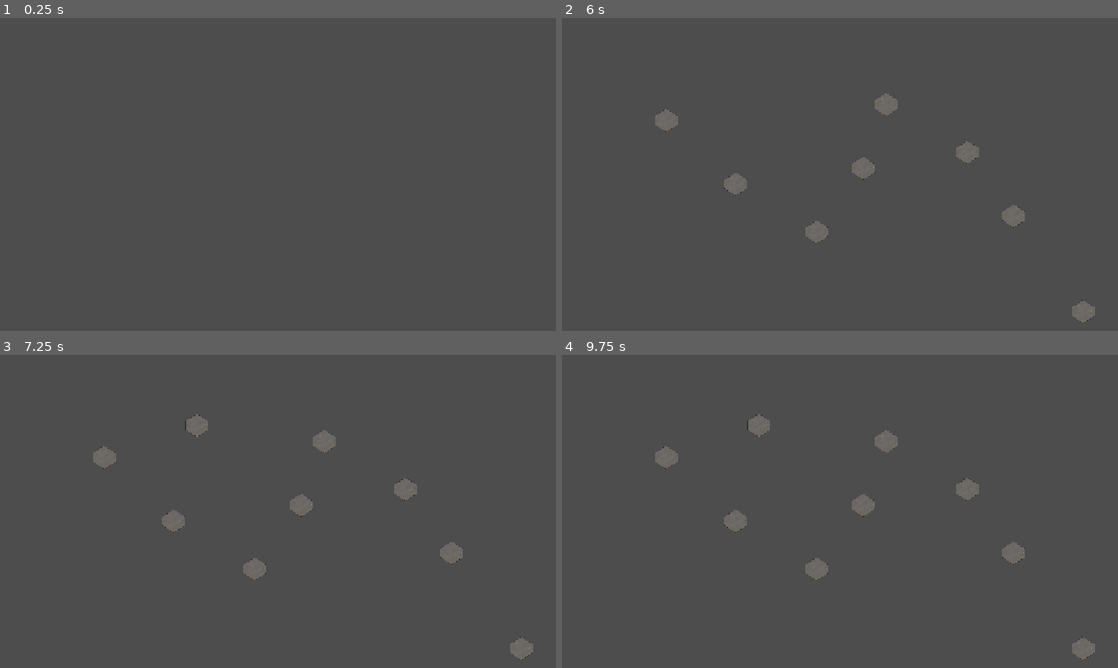
Above: before the commit, frames 1-4 (two rows, left to right).
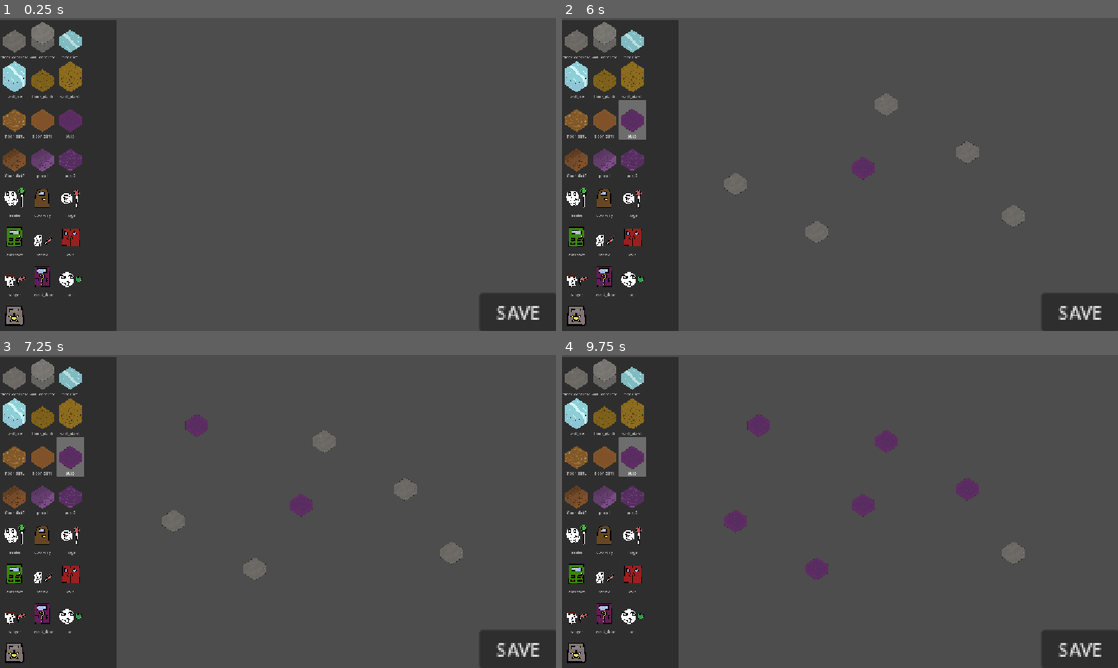
Above: after the commit, the same moments.

Repository: sharktrexer/hex_dungeon_maker
Game: Godot game, scene res://Scenes/room_editing.tscn
Two runs of this game, one before a commit and one after it. Both use one fixed random seed, a clock stepped at 60 frames per second and the inputs below. The project has no main scene, so this scene is started directly. The engine's default icon, where the game draws it, is replaced by a stand-in: a white triangle on a blue panel in a dark square.
Inputs (mouse positions are in pixels of both pictures, inside the frame that each line leads up to):
- Up to frame 1 (0.25 s): no input
- Up to frame 2 (6 s): click (1079, 312) at 0.5 s, where only the run after the commit has a clickable "SAVE"; move the mouse to (962, 158) at 1.27 s; click (962, 158) at 1.35 s; move the mouse to (728, 190) at 2.02 s; right-click (728, 190) at 2.1 s; click (728, 190) at 2.17 s; move the mouse to (895, 105) at 2.77 s; click (895, 105) at 2.85 s; move the mouse to (812, 237) at 3.52 s; right-click (812, 237) at 3.6 s; click (812, 237) at 3.67 s; move the mouse to (1006, 221) at 4.27 s; click (1006, 221) at 4.35 s; move the mouse to (673, 127) at 5.02 s; right-click (673, 127) at 5.1 s; click (673, 127) at 5.17 s; tap Enter at 5.75 s; move the mouse to (867, 174) at 5.77 s; click (867, 174) at 5.85 s
- Up to frame 3 (7.25 s): tap Space at 6.5 s; move the mouse to (194, 433) at 6.52 s; right-click (194, 433) at 6.6 s; click (194, 433) at 6.67 s
- Up to frame 4 (9.75 s): tap Enter at 7.25, 8.75 s; move the mouse to (962, 495) at 7.27 s; click (962, 495) at 7.35 s; tap Space at 8, 9.5 s; move the mouse to (728, 527) at 8.02 s; right-click (728, 527) at 8.1 s; click (728, 527) at 8.17 s; move the mouse to (895, 442) at 8.77 s; click (895, 442) at 8.85 s; move the mouse to (812, 574) at 9.52 s; right-click (812, 574) at 9.6 s; click (812, 574) at 9.67 s

The runs differ from the first frame. In frame 1, 22% of the frame differs, in the area x 0-100%, y 0-100%; in frame 2, 22%; in frame 3, 22%; in frame 4, 23%.

Commit message:
can now select and paint all available tiles

Diff:
--- a/Components/TileSets/hex_tile_set.tres
+++ b/Components/TileSets/hex_tile_set.tres
@@ -8,44 +8,46 @@
 margins = Vector2i(1, 1)
 separation = Vector2i(2, 2)
 texture_region_size = Vector2i(96, 131)
-0:2/0 = 0
-0:2/0/texture_origin = Vector2i(0, 21)
-1:2/0 = 0
-1:2/0/texture_origin = Vector2i(0, 21)
-2:2/0 = 0
-2:2/0/texture_origin = Vector2i(0, 21)
-3:2/0 = 0
-3:2/0/texture_origin = Vector2i(0, 21)
 0:0/0 = 0
 0:0/0/texture_origin = Vector2i(0, 21)
+0:0/0/custom_data_0 = "floor_concrete"
 1:0/0 = 0
 1:0/0/texture_origin = Vector2i(0, 21)
+1:0/0/custom_data_0 = "floor_ice"
 2:0/0 = 0
 2:0/0/texture_origin = Vector2i(0, 21)
-4:2/0 = 0
-4:2/0/texture_origin = Vector2i(0, 21)
+2:0/0/custom_data_0 = "floor_plank"
 3:0/0 = 0
 3:0/0/texture_origin = Vector2i(0, 21)
+3:0/0/custom_data_0 = "floor_dirt0"
 1:1/0 = 0
 1:1/0/texture_origin = Vector2i(0, 21)
+1:1/0/custom_data_0 = "wall_ice"
 0:1/0 = 0
 0:1/0/texture_origin = Vector2i(0, 21)
+0:1/0/custom_data_0 = "wall_concrete"
 2:1/0 = 0
 2:1/0/texture_origin = Vector2i(0, 21)
-5:2/0 = 0
-5:2/0/texture_origin = Vector2i(0, 21)
+2:1/0/custom_data_0 = "wall_plank"
 4:0/0 = 0
 4:0/0/texture_origin = Vector2i(0, 21)
+4:0/0/custom_data_0 = "floor_dirt1"
 5:0/0 = 0
 5:0/0/texture_origin = Vector2i(0, 21)
+5:0/0/custom_data_0 = "purp"
 6:0/0 = 0
 6:0/0/texture_origin = Vector2i(0, 21)
+6:0/0/custom_data_0 = "floor_dirt2"
 7:0/0 = 0
 7:0/0/texture_origin = Vector2i(0, 21)
+7:0/0/custom_data_0 = "purp1"
 8:0/0 = 0
 8:0/0/texture_origin = Vector2i(0, 21)
+8:0/0/custom_data_0 = "purp2"
 
 [resource]
 tile_shape = 3
 tile_size = Vector2i(96, 88)
+custom_data_layer_0/name = "tile_name"
+custom_data_layer_0/type = 4
 sources/0 = SubResource("TileSetAtlasSource_wi0rs")
--- a/Components/TileSets/placeables_tile_set.tres
+++ b/Components/TileSets/placeables_tile_set.tres
@@ -9,26 +9,38 @@
 texture_region_size = Vector2i(96, 131)
 0:0/0 = 0
 0:0/0/texture_origin = Vector2i(0, 21)
+0:0/0/custom_data_0 = "healer"
 1:0/0 = 0
 1:0/0/texture_origin = Vector2i(0, 21)
+1:0/0/custom_data_0 = "mage"
 2:0/0 = 0
 2:0/0/texture_origin = Vector2i(0, 21)
+2:0/0/custom_data_0 = "melee"
 3:0/0 = 0
 3:0/0/texture_origin = Vector2i(0, 21)
+3:0/0/custom_data_0 = "ranger"
 4:0/0 = 0
 4:0/0/texture_origin = Vector2i(0, 21)
+4:0/0/custom_data_0 = "tank"
 0:1/0 = 0
 0:1/0/texture_origin = Vector2i(0, 21)
+0:1/0/custom_data_0 = "doorway"
 1:1/0 = 0
 1:1/0/texture_origin = Vector2i(0, 21)
+1:1/0/custom_data_0 = "entrance"
 2:1/0 = 0
 2:1/0/texture_origin = Vector2i(0, 21)
+2:1/0/custom_data_0 = "exit"
 3:1/0 = 0
 3:1/0/texture_origin = Vector2i(0, 21)
+3:1/0/custom_data_0 = "secret_door"
 4:1/0 = 0
 4:1/0/texture_origin = Vector2i(0, 21)
+4:1/0/custom_data_0 = "treasure_door"
 
 [resource]
 tile_shape = 3
 tile_size = Vector2i(96, 88)
-sources/2 = SubResource("TileSetAtlasSource_31450")
+custom_data_layer_0/name = "tile_name"
+custom_data_layer_0/type = 4
+sources/0 = SubResource("TileSetAtlasSource_31450")
--- a/Scenes/room_editing.tscn
+++ b/Scenes/room_editing.tscn
@@ -4,8 +4,9 @@
 [ext_resource type="TileSet" uid="uid://bvwfnvg85aece" path="res://Components/TileSets/placeables_tile_set.tres" id="2_akog7"]
 [ext_resource type="Script" uid="uid://buj6ft1vvdf2f" path="res://addons/hexagon_tilemaplayer/hexagon_tilemaplayer.gd" id="3_l0fpw"]
 [ext_resource type="TileSet" uid="uid://fecy5s7m2bq8" path="res://Components/TileSets/hex_tile_set.tres" id="4_xkq1w"]
+[ext_resource type="Texture2D" uid="uid://0462ner2ujw6" path="res://icon.svg" id="5_akog7"]
 
-[node name="Floor" type="Node2D" unique_id=1203826954]
+[node name="EditingSpace" type="Node2D" unique_id=1203826954]
 script = ExtResource("1_yfuoc")
 
 [node name="Camera2D" type="Camera2D" parent="." unique_id=615386656]
@@ -29,3 +30,52 @@
 tile_set = ExtResource("4_xkq1w")
 script = ExtResource("3_l0fpw")
 metadata/_custom_type_script = "uid://buj6ft1vvdf2f"
+
+[node name="SaveNLoad" type="Control" parent="." unique_id=1771708833]
+layout_mode = 3
+anchors_preset = 0
+offset_right = 40.0
+offset_bottom = 40.0
+
+[node name="Button" type="Button" parent="SaveNLoad" unique_id=1980180392]
+layout_mode = 0
+offset_left = 834.0
+offset_top = 491.00003
+offset_right = 902.8377
+offset_bottom = 522.8042
+scale = Vector2(4.670817, 4.97408)
+text = "SAVE"
+
+[node name="Controllers" type="Node2D" parent="." unique_id=1811062924]
+position = Vector2(834, 491.00003)
+scale = Vector2(4.670817, 4.97408)
+
+[node name="GamepadInput" type="Node2D" parent="Controllers" unique_id=907399307]
+
+[node name="TileMenu" type="Control" parent="." unique_id=154120664]
+layout_mode = 3
+anchors_preset = 0
+offset_right = 40.0
+offset_bottom = 40.0
+
+[node name="TileList" type="ItemList" parent="TileMenu" unique_id=754280110]
+layout_mode = 0
+offset_left = -1152.0
+offset_top = -640.0
+offset_right = -669.0
+offset_bottom = 642.0
+auto_width = true
+auto_height = true
+text_overrun_behavior = 1
+item_count = 4
+max_columns = 3
+same_column_width = true
+icon_mode = 0
+item_0/text = "LOL"
+item_0/icon = ExtResource("5_akog7")
+item_1/text = "XD"
+item_1/icon = ExtResource("5_akog7")
+item_2/text = "wowzerrrrrrrrrrrrrrrrrrrrrrrr"
+item_2/icon = ExtResource("5_akog7")
+item_3/text = "butt"
+item_3/icon = ExtResource("5_akog7")
--- a/Scripts/editor_rooms.gd
+++ b/Scripts/editor_rooms.gd
@@ -1,6 +1,5 @@
 extends Node
 class_name RoomEditor
-
 
 
 
@@ -21,14 +20,25 @@
 	for layer_name in grab_layer_names():
 		layers[layer_name] = find_child(layer_name)
 
+		if layers[layer_name] == null:
+			push_error('Could not find layer_name {0} inside Node {1} '.format([layer_name, self]))
+
 	return layers
 
 #endregion
 
 #region Editing
 
+# input stuff
 const ACTION_TILE_PAINT = 'tile_paint'
 const ACTION_TILE_ERASE = 'tile_remove'
+
+# atlas stuff
+const TILE_DATA_KEY_NAME = 'tile_name'
+
+const TILE_SOURCE_ID = 0
+
+@onready var tile_list:ItemList = $TileMenu/TileList
 
 enum LayerName {
 	Ground,
@@ -36,48 +46,110 @@
 	Placeables
 }
 
-class SelectedTile:
+class AtlasTile:
 	var atlas_coord: Vector2i = Vector2i.ZERO
-	var layer: HexagonTileMapLayer
+	var layer: LayerName
+	var id_alt := 0
+	var id_source := 0
 
-var selected_tile: SelectedTile = SelectedTile.new()
+
+var selected_tile: AtlasTile = AtlasTile.new()
+var is_painting = false
+var painting_layer: HexagonTileMapLayer
+
+var available_tiles: Array[AtlasTile] = []
 
 # Called when the node enters the scene tree for the first time.
 func _ready() -> void:
+
+	tile_list.clear()
+
 	floor_layers = grab_floor_layers()
 
-	selected_tile.layer = floor_layers[LAYER_NAMES[LayerName.Ground]]
+	grab_tiles()
+
+	_new_tile_selected(0)
+
+	tile_list.item_selected.connect(_new_tile_selected)
+
+func grab_tiles():
+
+	# in each layer
+	var layer_ind = -1
+	for key in floor_layers:
+		layer_ind += 1
+		if key == 'Walls':
+			continue
+
+		# get tileset source
+		var cur_layer := floor_layers[key]
+		var atlas_source: TileSetAtlasSource = cur_layer.tile_set.get_source(TILE_SOURCE_ID)
+		var atlas_tile_count := atlas_source.get_tiles_count()
+		var atlas_texture := atlas_source.texture
+		for tile_ind in range(0, atlas_tile_count):
+			var atlas_coord := atlas_source.get_tile_id(tile_ind)
+
+			# get text display
+			var tile_data := atlas_source.get_tile_data(atlas_coord, TILE_SOURCE_ID)
+			var tile_name: String = tile_data.get_custom_data(TILE_DATA_KEY_NAME)
+
+			# get img
+			var tile_region := atlas_source.get_tile_texture_region(atlas_coord)
+			var tile_img := AtlasTexture.new()
+			tile_img.atlas = atlas_texture
+			tile_img.region = tile_region
+
+			tile_list.add_item(tile_name, tile_img)
+
+			var tile_info = AtlasTile.new()
+			tile_info.atlas_coord = atlas_coord
+			tile_info.layer = layer_ind as LayerName
+			available_tiles.append(tile_info)
 
 
-func _input(event: InputEvent) -> void:
+func _unhandled_input(event: InputEvent) -> void:
 
-	var mouse_to_map_pos := selected_tile.layer.local_to_map(selected_tile.layer.get_local_mouse_position())
+	var mouse_to_map_pos := get_mouse_pos_as_map()
 
-	if event.is_action_released(ACTION_TILE_PAINT):
+	if event.is_action_pressed(ACTION_TILE_PAINT):
 
-		paint_tile(selected_tile.layer, mouse_to_map_pos)
+		paint_tile(selected_tile, mouse_to_map_pos)
+		is_painting = true
 
-	if event.is_action_released(ACTION_TILE_ERASE):
+	if event.is_action_pressed(ACTION_TILE_ERASE):
 
-		remove_tile(selected_tile.layer, mouse_to_map_pos)
-
-
-func paint_tile(layer:HexagonTileMapLayer, mouse_map_pos:Vector2i):
-
-	layer.set_cell(mouse_map_pos, 0, selected_tile.atlas_coord, 0)
-
-
-func remove_tile(layer:HexagonTileMapLayer, mouse_map_pos:Vector2i):
-
-	layer.erase_cell(mouse_map_pos)
+		remove_tile(mouse_to_map_pos)
+		is_painting = true
 
 
 # Called every frame. 'delta' is the elapsed time since the previous frame.
 func _process(delta: float) -> void:
-	var mouse_to_map_pos := selected_tile.layer.local_to_map(selected_tile.layer.get_local_mouse_position())
 
-	if Input.is_action_pressed(ACTION_TILE_PAINT):
-		paint_tile(selected_tile.layer, mouse_to_map_pos)
+	var mouse_to_map_pos := get_mouse_pos_as_map()
 
-	if Input.is_action_pressed(ACTION_TILE_ERASE):
-		remove_tile(selected_tile.layer, mouse_to_map_pos)
+	if is_painting:
+		if Input.is_action_pressed(ACTION_TILE_PAINT) :
+			paint_tile(selected_tile, mouse_to_map_pos)
+
+		if Input.is_action_pressed(ACTION_TILE_ERASE):
+			remove_tile(mouse_to_map_pos)
+
+
+	if Input.is_action_just_released(ACTION_TILE_PAINT) or Input.is_action_just_released(ACTION_TILE_ERASE):
+		is_painting = false
+
+func get_mouse_pos_as_map() -> Vector2i:
+	return painting_layer.local_to_map(painting_layer.get_local_mouse_position())
+
+func _new_tile_selected(index:int):
+	selected_tile = available_tiles[index]
+	painting_layer = floor_layers[LAYER_NAMES[selected_tile.layer]]
+
+func paint_tile(tile:AtlasTile, mouse_map_pos:Vector2i):
+
+	painting_layer.set_cell(mouse_map_pos, tile.id_source, selected_tile.atlas_coord, tile.id_alt)
+
+
+func remove_tile(mouse_map_pos:Vector2i):
+
+	painting_layer.erase_cell(mouse_map_pos)
